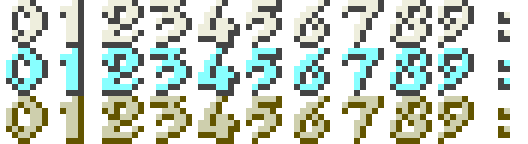
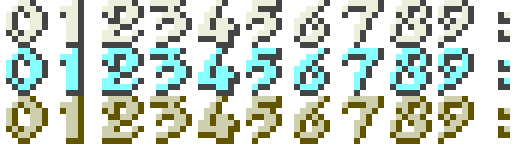
Two versions of the same layered image (528x144). Layer-by-layer changes:
painted on "Layer 1" over [6, 12, 12, 36]
